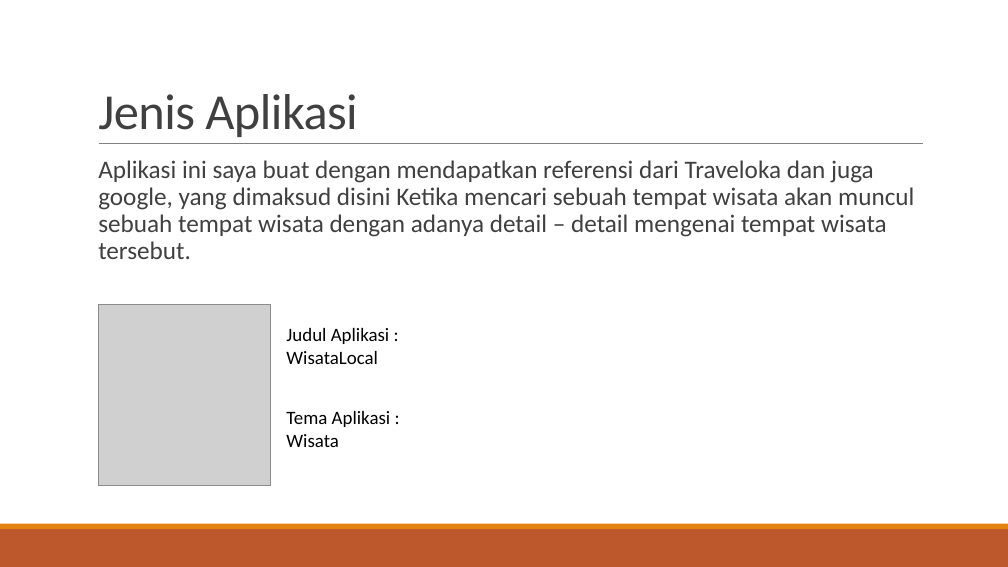
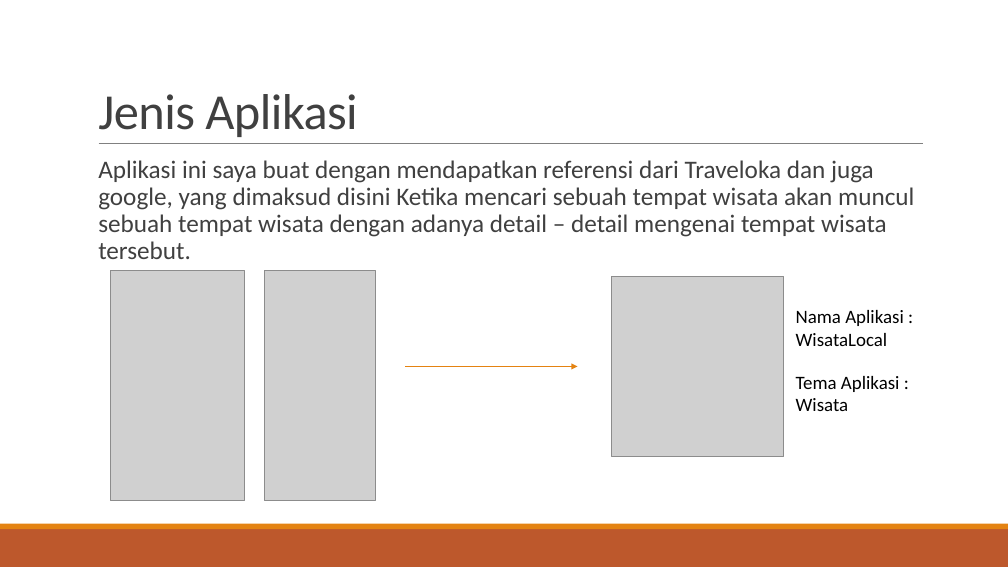
Before and after one commit to naufalulwan/flutter_Naufal-Ulwan, a slide deck: slide 4 of 28_Mini Project/Proposal Mini Project - WisataLocal.pptx. Drawn at 1008x567 pixels with LibreOffice and Linux fonts; fonts in the diff are those of the drawing; grey boxes stand for pictures. Boxes give left, top, right and bottom in pixels: in the first picture for what was removed or moved away, otherwise in the second. Text is boxed around its words. In the diff, an @@ line names an element or a change of style, - is before the commit and + after.

```diff
--- a/28_Mini Project/Proposal Mini Project - WisataLocal.pptx
+++ b/28_Mini Project/Proposal Mini Project - WisataLocal.pptx
@@ picture added at (x1=110, y1=271, x2=245, y2=501) @@
@@ picture added at (x1=265, y1=271, x2=376, y2=501) @@
@@ picture moved from (x1=99, y1=305, x2=271, y2=485) to (x1=612, y1=276, x2=784, y2=457) @@
@@ text "Nama Aplikasi :" moved from (x1=286, y1=328, x2=390, y2=364) to (x1=796, y1=310, x2=904, y2=346) @@
@@ text at (x1=796, y1=310, x2=904, y2=326): text changed @@
-Judul Aplikasi :
+Nama Aplikasi :
@@ arrow added from (405, 367) to (578, 367), #E48312 1 pt @@
@@ text "Tema Aplikasi :" moved from (x1=286, y1=411, x2=391, y2=447) to (x1=796, y1=376, x2=900, y2=411) @@
```
Also in this commit, not shown: 4 other slides changed, 33 other files.
